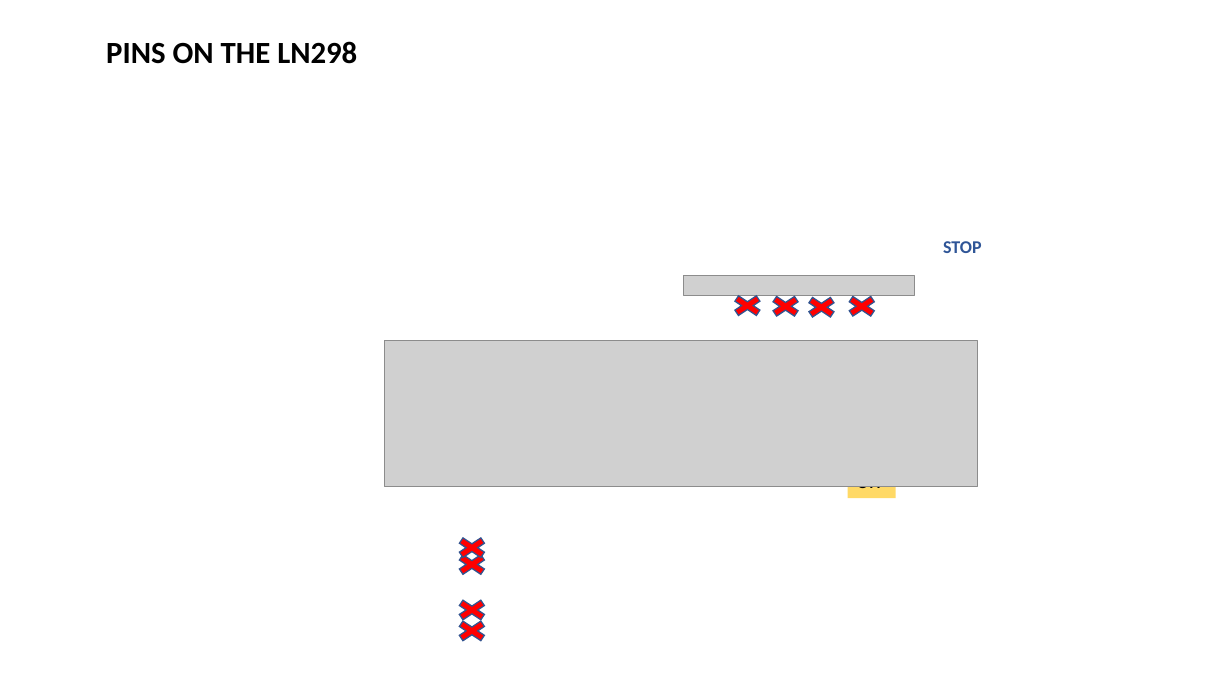
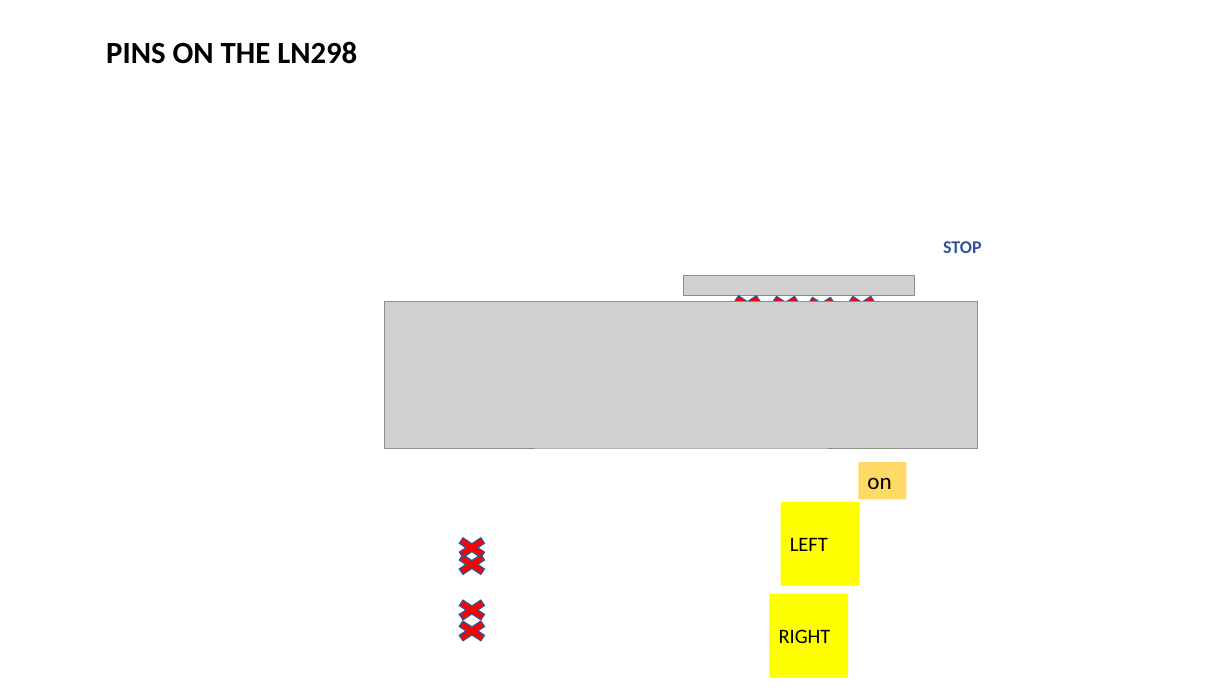
Before and after one commit to ssgoh/The-Pi-Club, a slide deck: slide 6 of Club Meetings 2023/Meeting 06 - Jun 04 2023/LN298 Wiring and Explanation.pptx. Drawn at 1232x693 pixels with LibreOffice and Linux fonts; fonts in the diff are those of the drawing; grey boxes stand for pictures; background and template pictures are left out. Boxes give left, top, right and bottom in pixels: in the first picture for what was removed or moved away, otherwise in the second. Text is boxed around its words. In the diff, an @@ line names an element or a change of style, - is before the commit and + after.

```diff
--- a/Club Meetings 2023/Meeting 06 - Jun 04 2023/LN298 Wiring and Explanation.pptx
+++ b/Club Meetings 2023/Meeting 06 - Jun 04 2023/LN298 Wiring and Explanation.pptx
@@ picture: place and size @@
-picture at (384, 340, 978, 487)
+picture at (384, 301, 978, 448)
@@ rectangle "on": place and size @@
-rectangle "on" at (848, 461, 896, 498)
+rectangle "on" at (859, 462, 907, 499)
@@ rectangle added at (781, 502, 860, 586), fill #FFFF00, 16 pt, text #000000 @@
+LEFT
@@ rectangle added at (770, 594, 848, 678), fill #FFFF00, 16 pt, text #000000 @@
+RIGHT
```
Also in this commit, not shown: 5 other slides changed, 1 other file.
